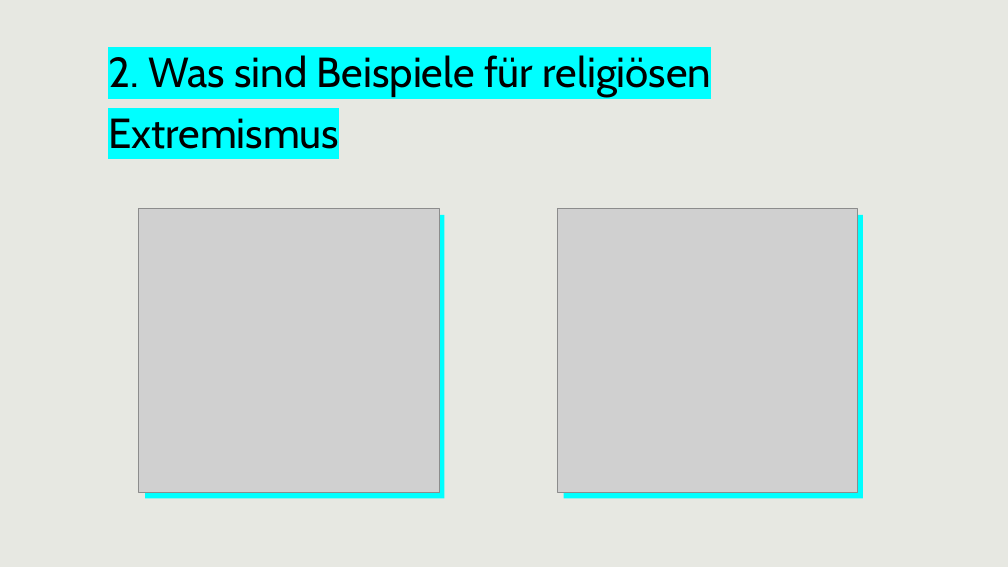
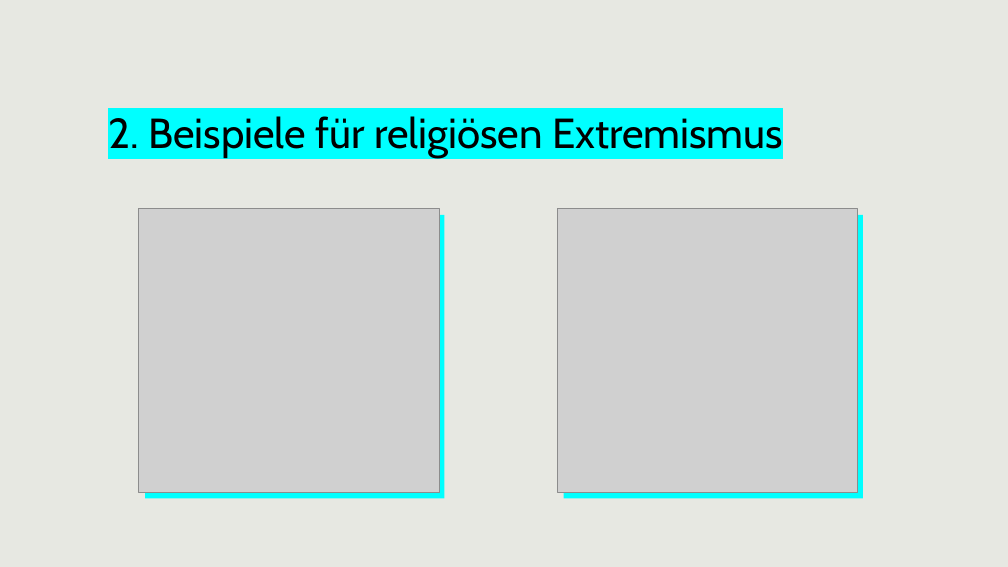
Before and after one commit to APHs-Archive/Lernmaterial, a slide deck: slide 5 of 2. Lehrjahr/PuG/Religiöser Extremismus/Präsentation.pptx. Drawn at 1008x567 pixels with LibreOffice and Linux fonts; fonts in the diff are those of the drawing; grey boxes stand for pictures. Boxes give left, top, right and bottom in pixels: in the first picture for what was removed or moved away, otherwise in the second. Text is boxed around its words. In the diff, an @@ line names an element or a change of style, - is before the commit and + after.

```diff
--- a/2. Lehrjahr/PuG/Religiöser Extremismus/Präsentation.pptx
+++ b/2. Lehrjahr/PuG/Religiöser Extremismus/Präsentation.pptx
@@ title at (108,116,783,158): text changed @@
-2. Was sind Beispiele für religiösen Extremismus
+2. Beispiele für religiösen Extremismus
```
Also in this commit, not shown: 5 other slides changed, 1 other file.
